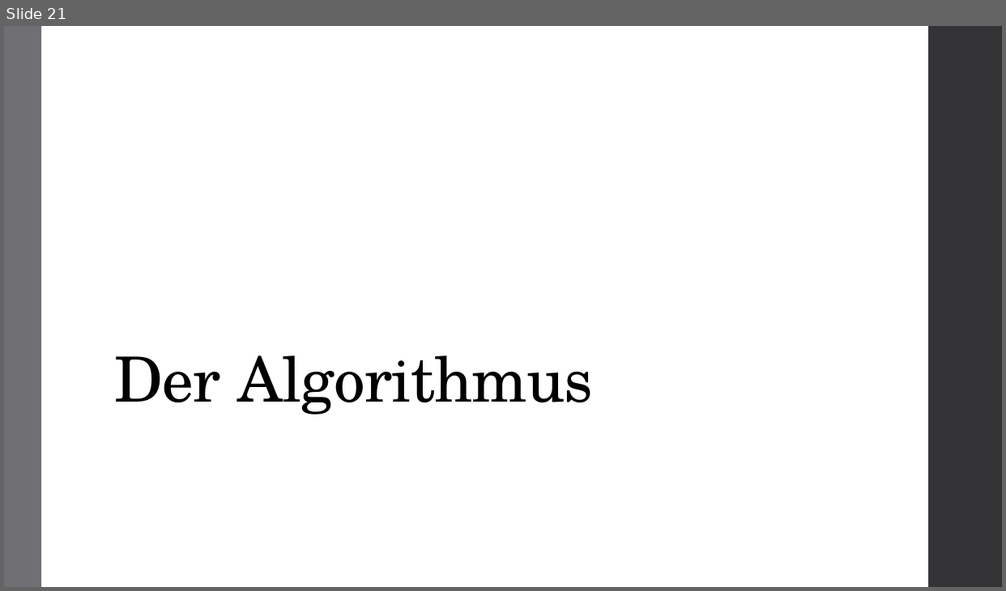
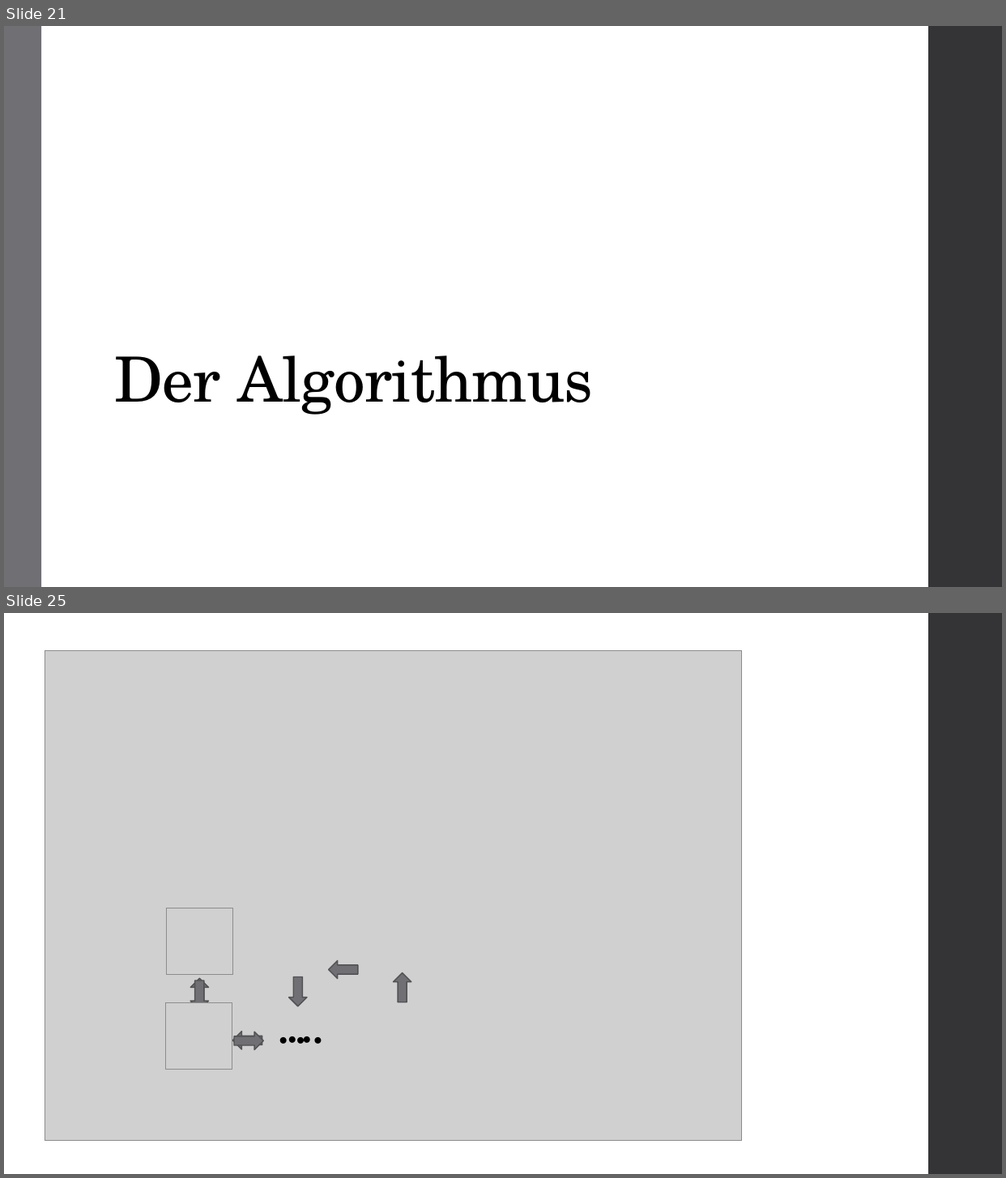
Before and after one commit to atalantus/BwInf36_Runde02, a slide deck: Aufgabe01_Praesentation.pptx. Shown one above the other, each under a label of ours: slide 21 before the commit, slides 21 and 25 after it; the slides between them are not shown. The pictures are 1006x591 and 1006x1178 pixels, drawn with LibreOffice and Linux fonts; fonts in the diff are those of the drawing; grey boxes stand for pictures. Boxes give left, top, right and bottom in pixels: in the first picture for what was removed or moved away, otherwise in the second. Text is boxed around its words. In the diff, an @@ line names an element or a change of style, - is before the commit and + after.

```diff
--- a/Aufgabe01_Praesentation.pptx
+++ b/Aufgabe01_Praesentation.pptx
@@ slide 25 added at (4, 613, 1002, 1174), background #FFFFFF; not listed: 1 template element that a slide beside it also shows @@
@@ picture added at (44, 650, 742, 1141) @@
@@ picture added at (167, 908, 233, 974) @@
@@ up arrow added at (329, 960, 358, 978), fill #6F6F74, outline #525256 1.1 pt @@
@@ up arrow added at (394, 973, 411, 1003), fill #6F6F74, outline #525256 1.1 pt @@
@@ text added at (179, 986, 252, 1056), 50 pt, text #000000 @@
+..
@@ text added at (185, 986, 258, 1057), 50 pt, text #000000 @@
+.
@@ up arrow added at (190, 978, 208, 1007), fill #6F6F74, outline #525256 1.1 pt @@
@@ up arrow added at (190, 981, 208, 1010), fill #6F6F74, outline #525256 1.1 pt @@
@@ text added at (267, 988, 340, 1059), 50 pt, text #000000 @@
+…
@@ text added at (278, 987, 351, 1058), 50 pt, text #000000 @@
+..
@@ up arrow added at (289, 977, 307, 1007), fill #6F6F74, outline #525256 1.1 pt @@
@@ picture added at (166, 1003, 232, 1070) @@
@@ up arrow added at (232, 1032, 262, 1050), fill #6F6F74, outline #525256 1.1 pt @@
@@ up arrow added at (234, 1032, 263, 1050), fill #6F6F74, outline #525256 1.1 pt @@
```
Also in this commit, not shown: 2 slides changed, 8 other slides added.
